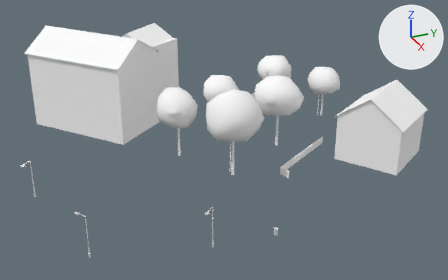
The glTF model cities/arlov-borggatan/pack/tiles/c-1_3.glb, before and after one commit.
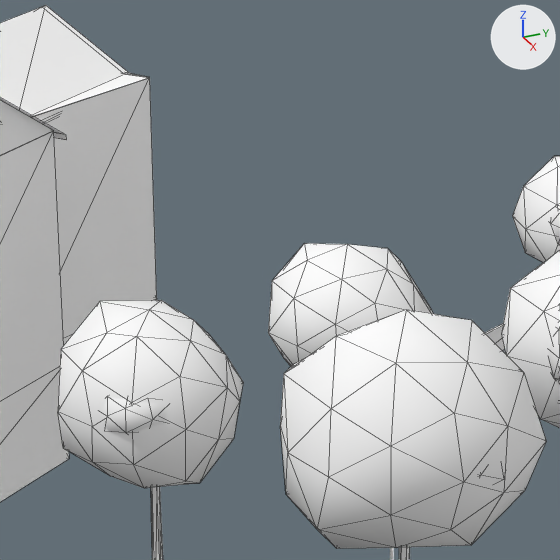
The first picture shows the older version from a camera (50 mm lens) standing at (53.6, 176.0, 50.4) and looking at (-30.2, 213.7, 8.5). The close-ups show the older and then the newer version on the part from 32% to 60% of the width and 8% to 52% of the height of that picture. Only the edits that show in the close-ups are written down. The axes (+X, +Y, +Z) are drawn at upper right. The lights are the same throughout. The close-ups show mesh edges as thin lines. Where no turn or scale is listed for an object, it has been applied to the vertices. Vertices at exactly the same position are counted once.

Objects in the first close-up: 'SM_Building_w208681065', 'SM_Trees_-1_3' and 2 more.
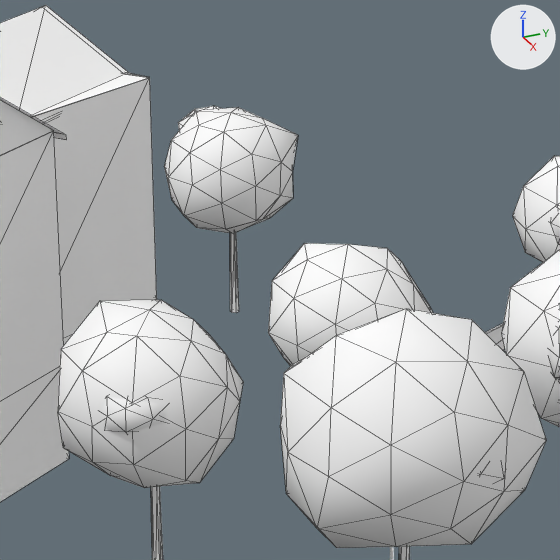
The newer file is also turned or shifted as a whole; pictures and numbers use the older file's frame.

Edits to the scene script, one JSON object a line:
```json
{"block": "me_sm_trees__1_3", "where": "# used by ob_sm_trees__1_3; location = (-33.69, 221.32, 13.33)"}
{"op": "remove", "block": "me_sm_trees__1_3", "code": "me_sm_trees__1_3.from_pydata(...)  # 828 vertices, 1512 faces; spans x -15.8..15.8, y -18.3..18.3, z -6.9..6.9"}
{"op": "add", "block": "me_sm_trees__1_3", "code": "me_sm_trees__1_3.from_pydata(...)  # 966 vertices, 1764 faces; spans x -28.8..15.8, y -18.3..18.3, z -6.8..6.9"}
{"block": "me_sm_trees__1_3", "change": "me_sm_trees__1_3 part 1: the loose piece of 12 vertices spanning x -12.9..-12.5, y 10.2..10.5, z -6.8..-2.7 is copied, and the copy is moved by (-12.7, -11.4, 0.1); it spans x -25.6..-25.2, y -1.2..-0.8, z -6.7..-2.7"}
{"block": "me_sm_trees__1_3", "change": "me_sm_trees__1_3 part 2: a new loose piece of 42 vertices spanning x -28.3..-22.6, y -4.0..1.9, z -3.0..2.5, in mat_m_leaf (white #ffffff)"}
{"block": "me_sm_trees__1_3", "change": "me_sm_trees__1_3 part 3: a new loose piece of 42 vertices spanning x -28.8..-25.4, y -2.7..0.7, z -0.6..2.4, in mat_m_leaf (white #ffffff)"}
{"block": "me_sm_trees__1_3", "change": "other edits to the shape of me_sm_trees__1_3 do not show in these pictures"}
```

Boxes (x1, y1, x2, y2) around the edits, measured in the close-ups (560 x 560 px):
```json
{"object": "SM_Trees_-1_3", "change": "reshaped", "before": [58, 156, 560, 560], "after": [58, 106, 560, 560]}
{"part": 1, "of": "me_sm_trees__1_3", "change": "added", "after": [230, 232, 239, 313]}
{"part": 2, "of": "me_sm_trees__1_3", "change": "added", "after": [164, 107, 298, 233]}
{"part": 3, "of": "me_sm_trees__1_3", "change": "added", "after": [178, 106, 223, 130], "on screen": "mostly hidden"}
```
